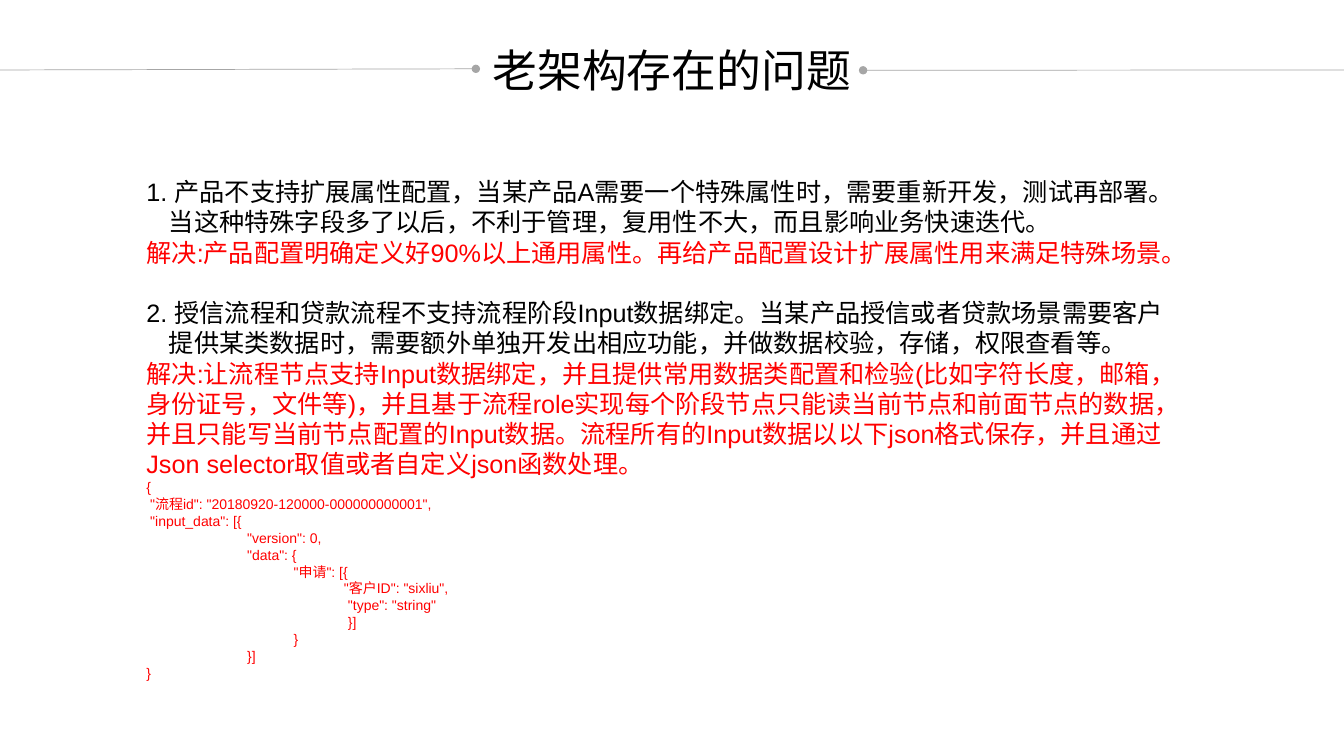
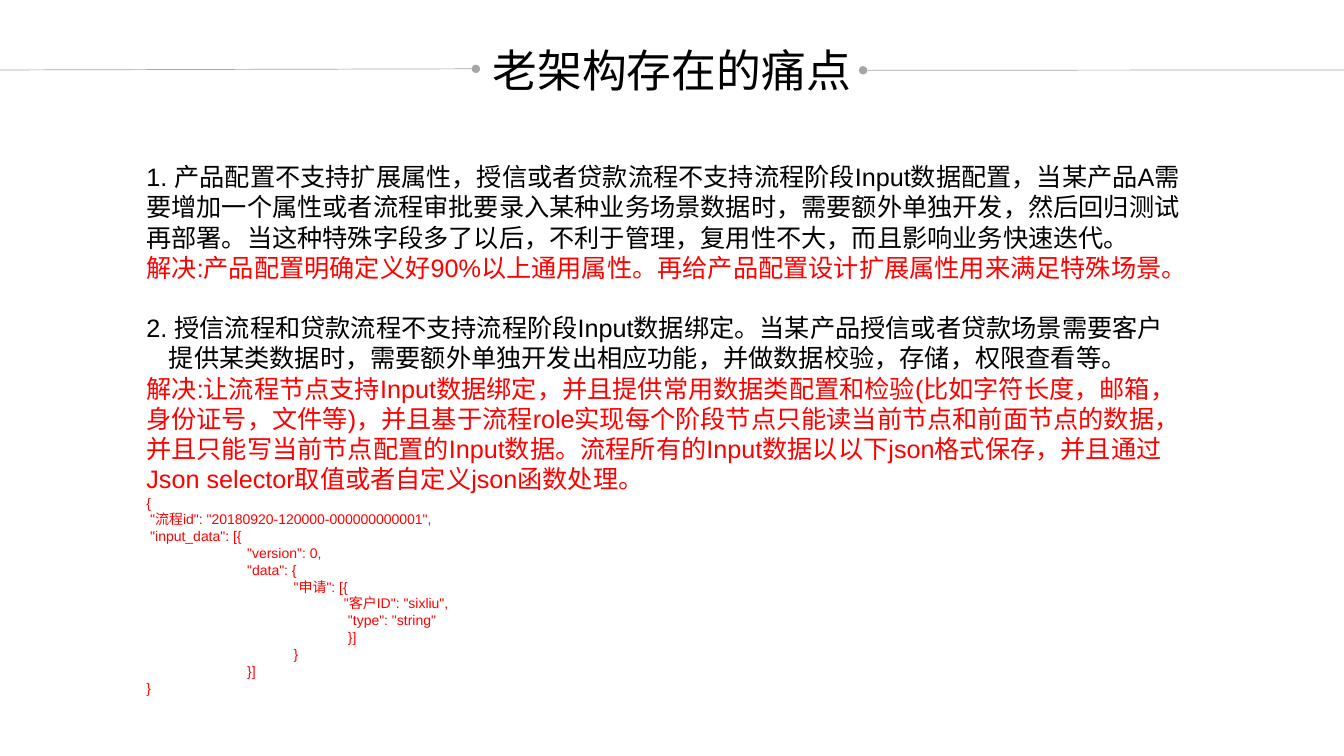
Before and after one commit to credit-loan-dev/credit-loan, a slide deck: slide 3 of design/doc/2018-09-20草稿.pptx (slide 4 before the commit). Drawn at 1344x756 pixels with LibreOffice and Linux fonts; fonts in the diff are those of the drawing. Boxes give left, top, right and bottom in pixels: in the first picture for what was removed or moved away, otherwise in the second. Text is boxed around its words. In the diff, an @@ line names an element or a change of style, - is before the commit and + after.

```diff
--- a/design/doc/2018-09-20草稿.pptx
+++ b/design/doc/2018-09-20草稿.pptx
@@ background #CAEACE to #C7EDCC @@
@@ text at (493, 49, 852, 91): text changed @@
-老架构存在的问题
+老架构存在的痛点
@@ text "1. 产品配置不支持扩展属性，授信或者贷款流程不支持流程阶段Input数据配置，当某产品A需要增加一个属性或者流程审批要 ...": place and size @@
-text "1. 产品配置不支持扩展属性，授信或者贷款流程不支持流程阶段Input数据配置，当某产品A需要增加一个属性或者流程审批要 ..." at (146, 179, 1186, 613)
+text "1. 产品配置不支持扩展属性，授信或者贷款流程不支持流程阶段Input数据配置，当某产品A需要增加一个属性或者流程审批要 ..." at (146, 164, 1186, 628)
@@ text at (146, 164, 1179, 250): text changed @@
-1. 产品不支持扩展属性配置，当某产品A需要一个特殊属性时，需要重新开发，测试再部署。
-当这种特殊字段多了以后，不利于管理，复用性不大，而且影响业务快速迭代。
+1. 产品配置不支持扩展属性，授信或者贷款流程不支持流程阶段Input数据配置，当某产品A需要增加一个属性或者流程审批要录入某种业务场景数据时，需要额外单独开发，然后回归测试再部署。当这种特殊字段多了以后，不利于管理，复用性不大，而且影响业务快速迭代。
```
Also in this commit, not shown: 11 other slides changed, 1 slide removed.
